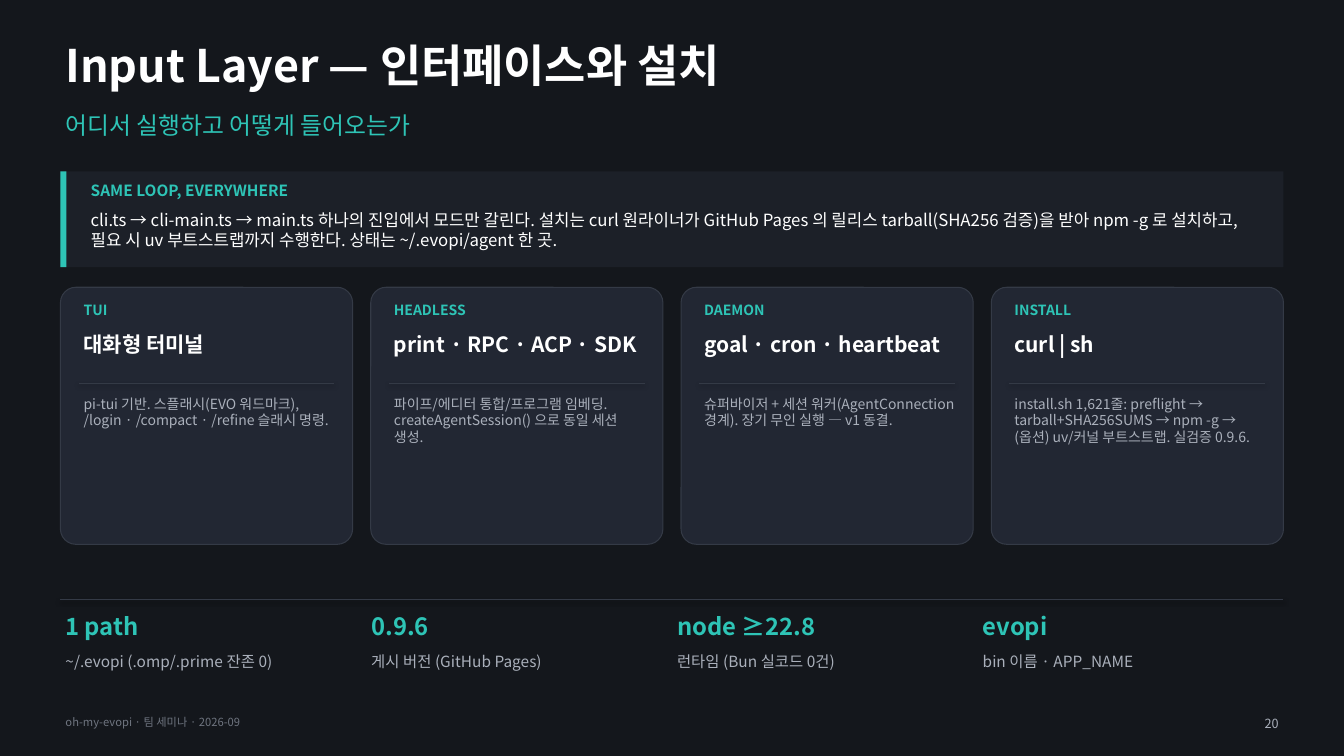
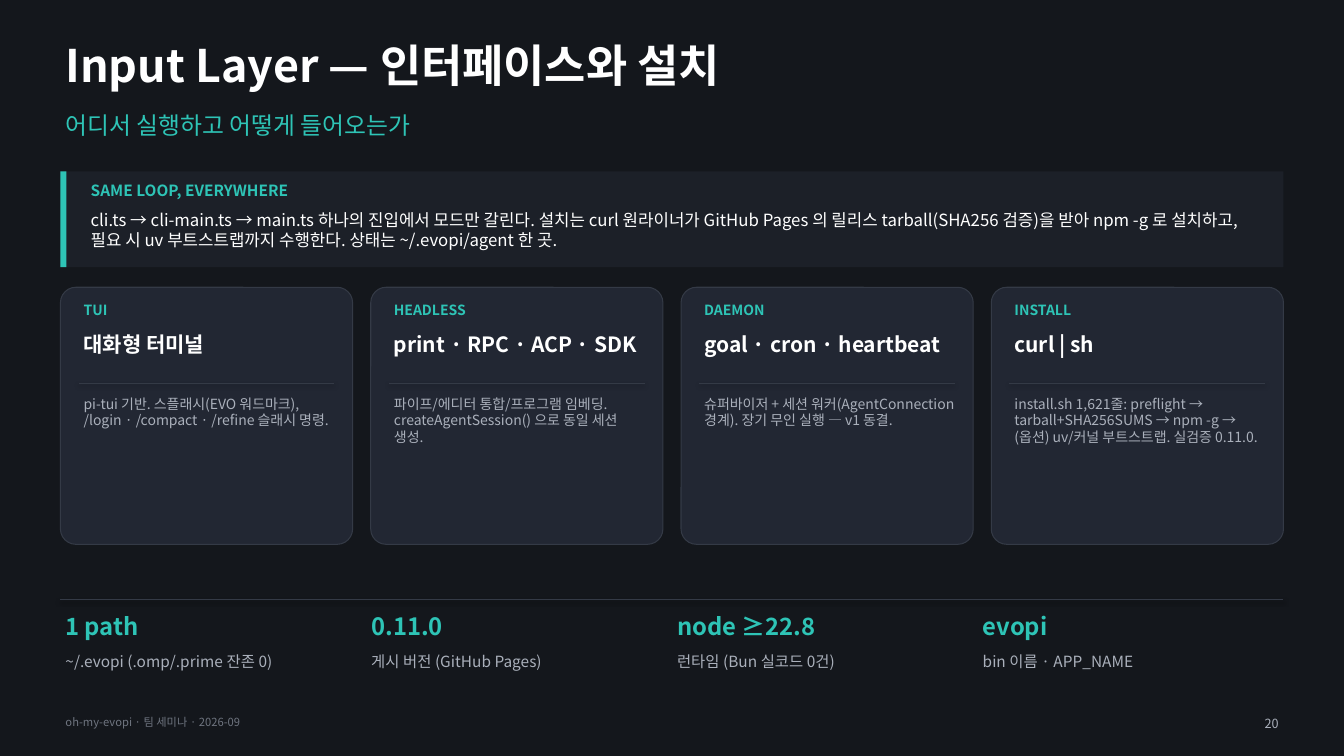
Before and after one commit to sunwoo95/oh-my-evopi, a slide deck: slide 20 of docs/seminar/evopi-architecture.pptx. Drawn at 1344x756 pixels with LibreOffice and Linux fonts; fonts in the diff are those of the drawing. Boxes give left, top, right and bottom in pixels: in the first picture for what was removed or moved away, otherwise in the second. Text is boxed around its words. In the diff, an @@ line names an element or a change of style, - is before the commit and + after.

```diff
--- a/docs/seminar/evopi-architecture.pptx
+++ b/docs/seminar/evopi-architecture.pptx
@@ text at [1014, 398, 1258, 445]: text changed @@
-install.sh 1,621줄: preflight → tarball+SHA256SUMS → npm -g → (옵션) uv/커널 부트스트랩. 실검증 0.9.6.
+install.sh 1,621줄: preflight → tarball+SHA256SUMS → npm -g → (옵션) uv/커널 부트스트랩. 실검증 0.11.0.
@@ text at [371, 617, 443, 636]: text changed @@
-0.9.6
+0.11.0
```
Also in this commit, not shown: 17 other slides changed, 1 slide added, 5 other files.
